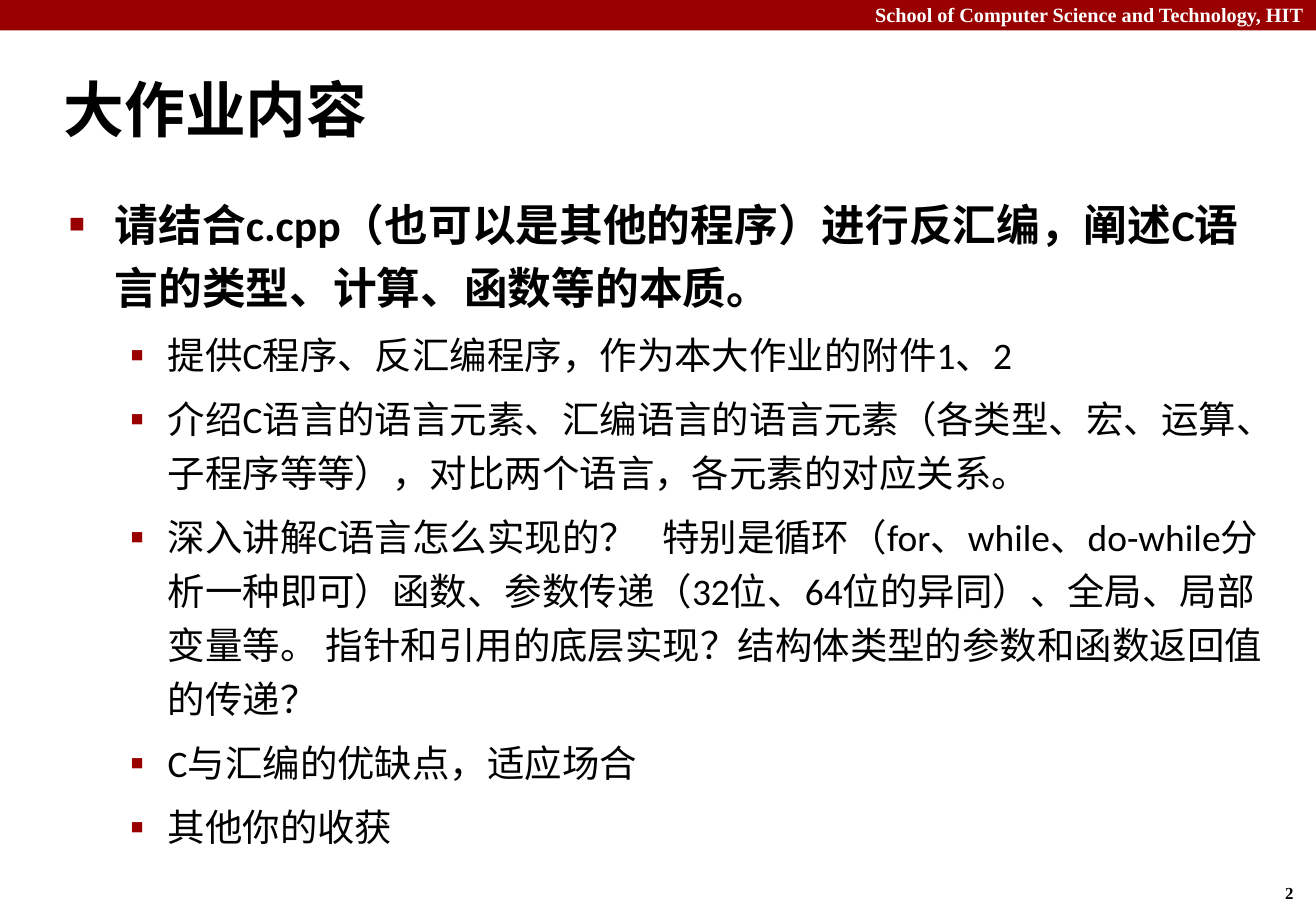
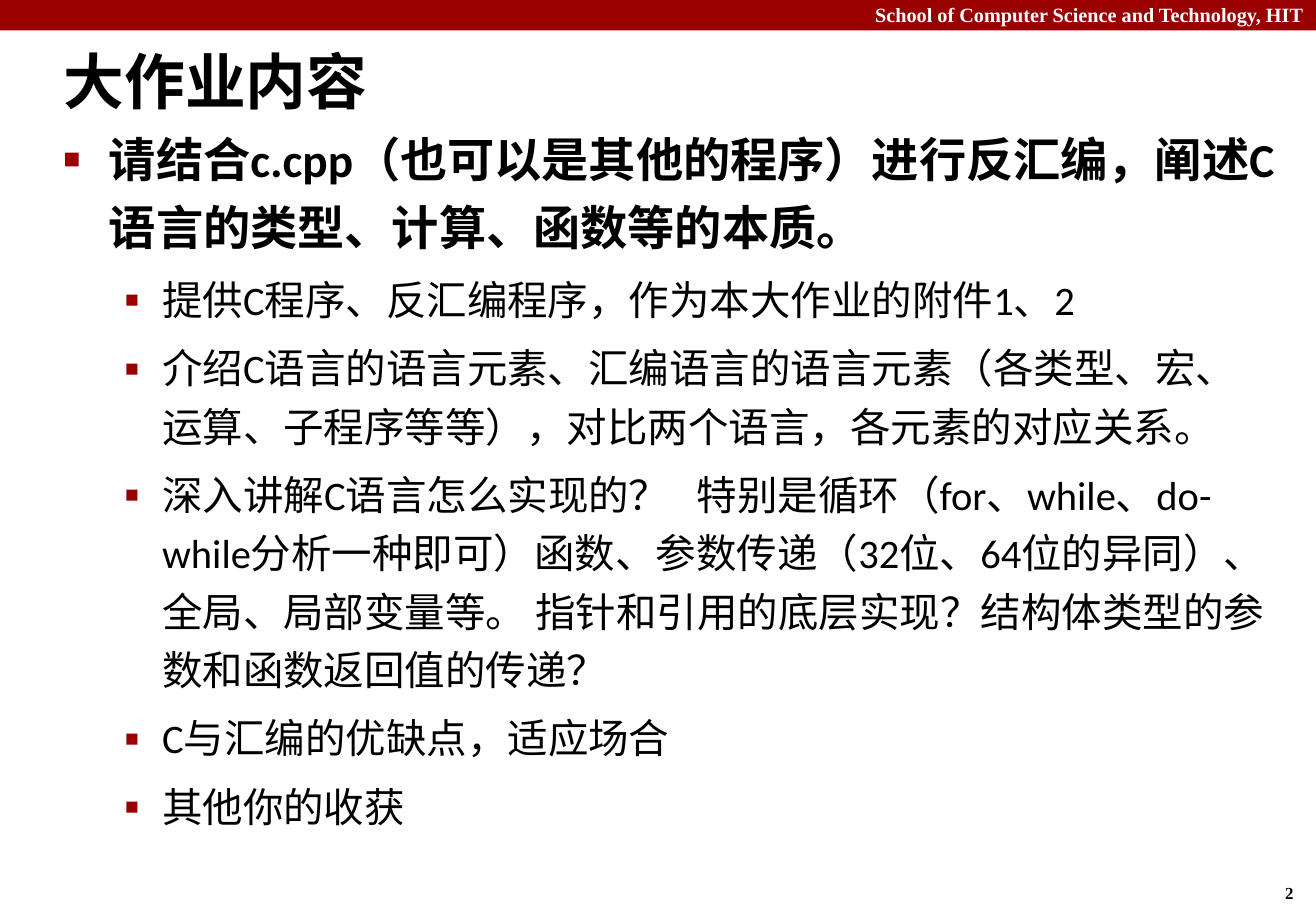
Before and after one commit to Linny-Y/HIT-CSAPP, a slide deck: slide 2 of Project/大作业-C和C++语言的秘密2021/大作业.ppt. Drawn at 1316x911 pixels with LibreOffice and Linux fonts; fonts in the diff are those of the drawing. Boxes give left, top, right and bottom in pixels: in the first picture for what was removed or moved away, otherwise in the second. Text is boxed around its words. In the diff, an @@ line names an element or a change of style, - is before the commit and + after.

```diff
--- a/Project/大作业-C和C++语言的秘密2021/大作业.ppt
+++ b/Project/大作业-C和C++语言的秘密2021/大作业.ppt
@@ title "大作业内容": place and size @@
-title "大作业内容" at [64,79,368,138]
+title "大作业内容" at [64,51,368,110]
@@ text "请结合c.cpp（也可以是其他的程序）进行反汇编，阐述C语言的类型、计算、函数等的本质。": place and size @@
-text "请结合c.cpp（也可以是其他的程序）进行反汇编，阐述C语言的类型、计算、函数等的本质。" at [115,203,1274,844]
+text "请结合c.cpp（也可以是其他的程序）进行反汇编，阐述C语言的类型、计算、函数等的本质。" at [109,136,1274,826]
@@ text "请结合c.cpp（也可以是其他的程序）进行反汇编，阐述C语言的类型、计算、函数等的本质。" at [109,136,1274,826]: size 25.9 to 28 pt in "请结合c.cpp（也可以是其他的程序）进行反汇编，阐述C语言的类型、计算、函数等的本质。"; size 22.2 to 24 pt in "提供C程序、反汇编程序，作为本大作业的附件1、2", "介绍C语言的语言元素、汇编语言的语言元素（各类型、宏、运算、子程序等等），对比两个语言，各元素的对应关系。", "深入讲解C语言怎么实现的？ 特别是循环（for、while、do-while分析一种即可）函数、参数传递（32位、64位 ...", "C与汇编的优缺点，适应场合" and 1 more places @@
```
Also in this commit, not shown: 46 other files.
